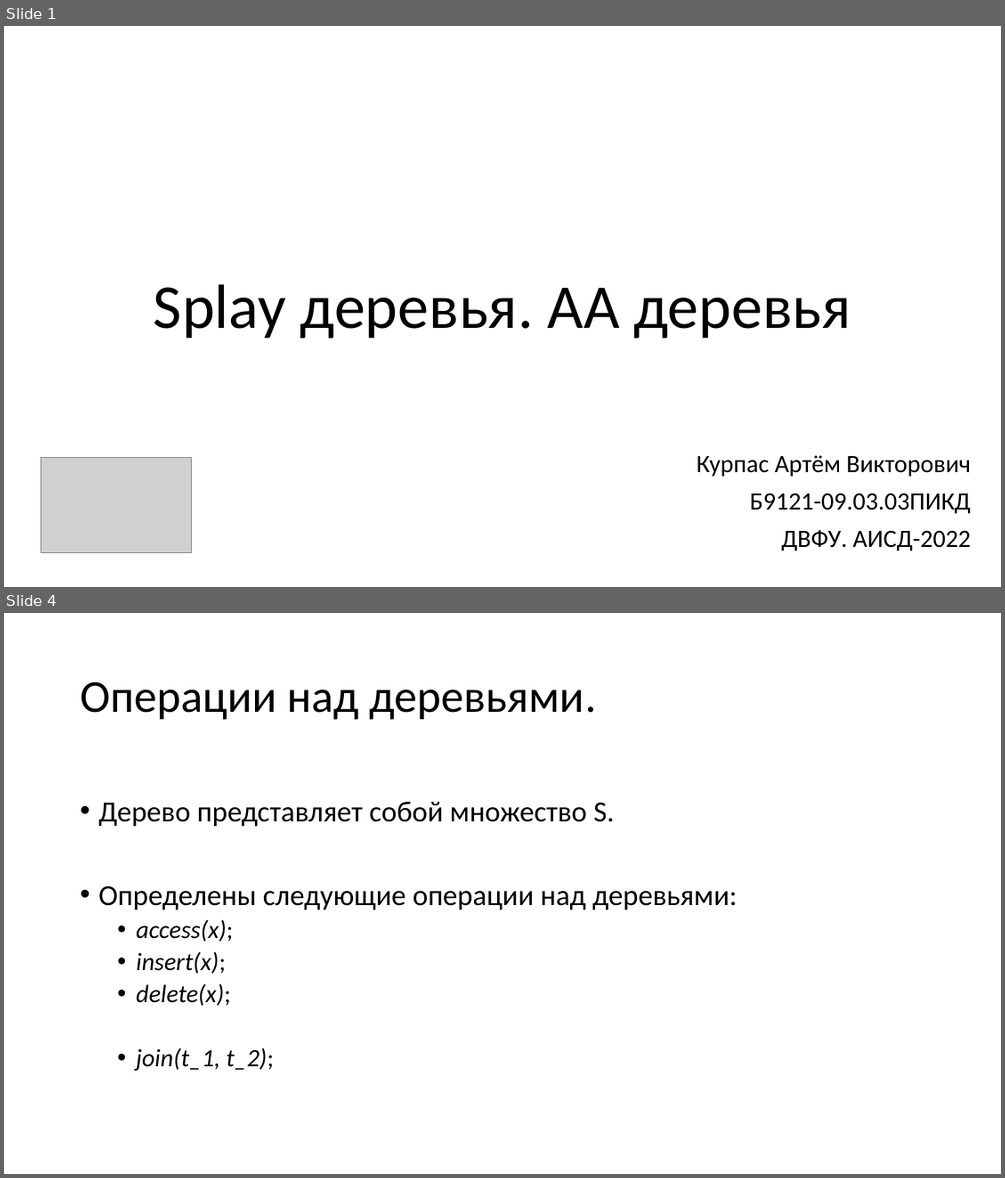
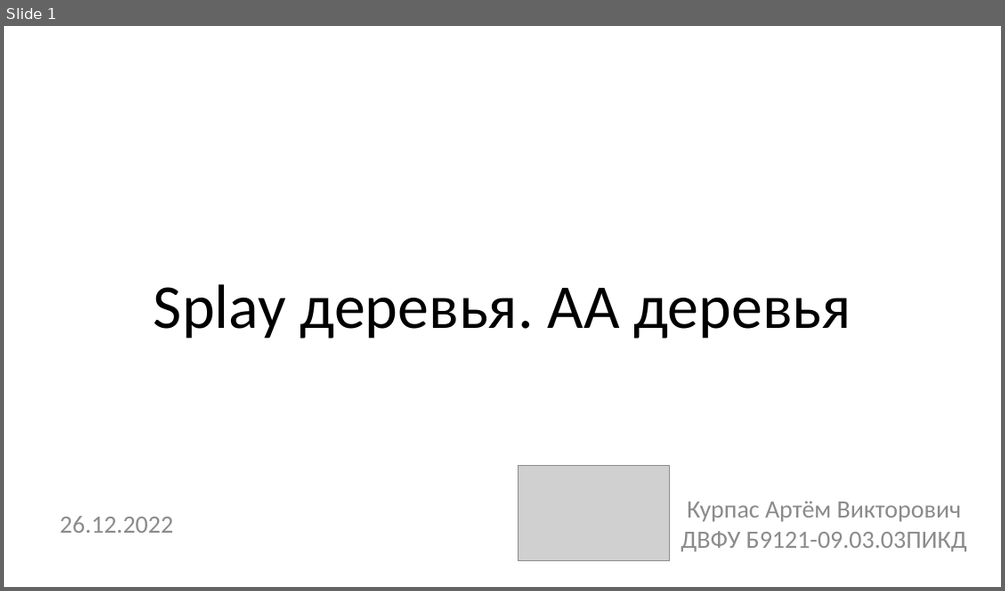
Before and after one commit to TheMeekrok/splay-aa-tree-aisd-2022, a slide deck: docs/presentation.pptx. Shown one above the other, each under a label of ours: slides 1 and 4 before the commit, slide 1 after it; the slides between them are not shown. The pictures are 1005x1178 and 1005x591 pixels, drawn with LibreOffice and Linux fonts; fonts in the diff are those of the drawing; grey boxes stand for pictures. Boxes give left, top, right and bottom in pixels: in the first picture for what was removed or moved away, otherwise in the second. Text is boxed around its words. In the diff, an @@ line names an element or a change of style, - is before the commit and + after.

```diff
--- a/docs/presentation.pptx
+++ b/docs/presentation.pptx
@@ slide 4 removed at (x1=4, y1=613, x2=1001, y2=1174), background #FFFFFF @@
@@ title removed at (x1=80, y1=682, x2=596, y2=720) @@
-Операции над деревьями.
@@ text removed at (x1=98, y1=801, x2=736, y2=1070) @@
-• Дерево представляет собой множество S.
-• Определены следующие операции над деревьями:
-  • access(x);
-  • insert(x);
-  • delete(x);
-  • join(t_1, t_2);
@@ slide 1 changed as well @@
@@ picture moved from (x1=40, y1=457, x2=192, y2=553) to (x1=518, y1=465, x2=670, y2=561) @@
@@ text "Курпас Артём Викторович ДВФУ Б9121-09.03.03ПИКД" at (x1=680, y1=500, x2=967, y2=552): vertical alignment top to middle @@
@@ text at (x1=680, y1=500, x2=967, y2=552): text changed; text colour #000000 to #8C8C8C @@
-Курпас Артём Викторович
-Б9121-09.03.03ПИКД
-ДВФУ. АИСД-2022
+Курпас Артём Викторович ДВФУ Б9121-09.03.03ПИКД
@@ text added at (x1=60, y1=516, x2=174, y2=532), 24 pt, text #8C8C8C @@
+26.12.2022
```
Also in this commit, not shown: 28 slides added, 4 other slides removed, 1 other file.
